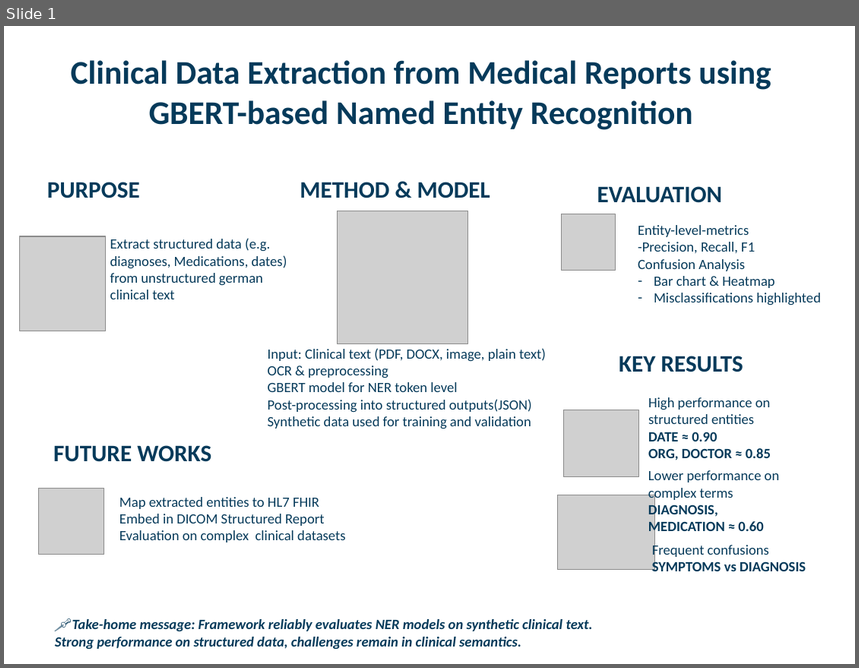
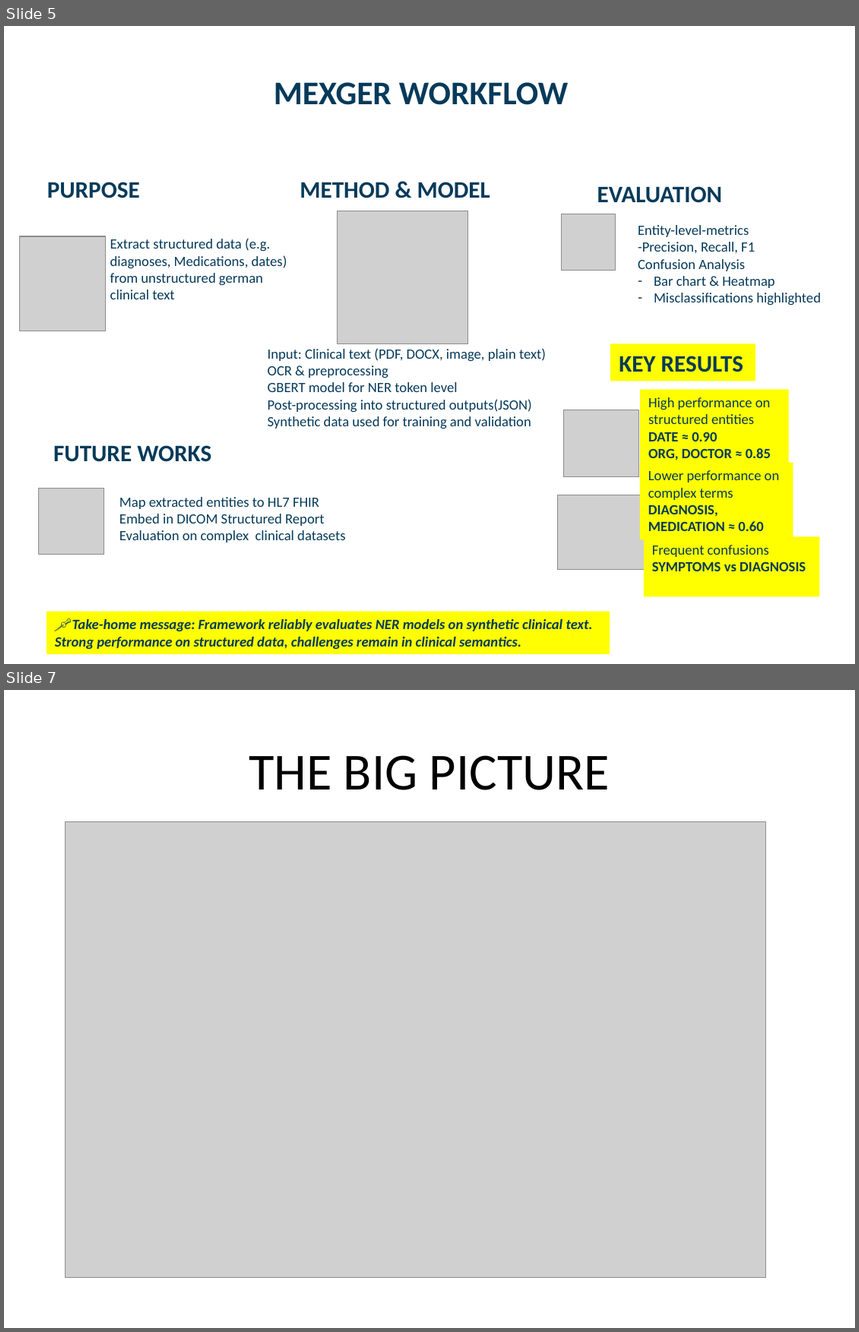
Before and after one commit to rtdicomexplorer/medical_ner_classification, a slide deck: documents/visual_abstract_NER.pptx. Shown one above the other, each under a label of ours: slide 1 before the commit, slides 5 and 7 after it; the slides between them are not shown. The pictures are 859x668 and 859x1332 pixels, drawn with LibreOffice and Linux fonts; fonts in the diff are those of the drawing; grey boxes stand for pictures. Boxes give left, top, right and bottom in pixels: in the first picture for what was removed or moved away, otherwise in the second. Text is boxed around its words. In the diff, an @@ line names an element or a change of style, - is before the commit and + after.

```diff
--- a/documents/visual_abstract_NER.pptx
+++ b/documents/visual_abstract_NER.pptx
@@ slide 7 added at <box>4,690,855,1328</box>, background #FFFFFF @@
@@ title added at <box>249,755,610,790</box>, 44 pt, text #000000 @@
+THE BIG PICTURE
@@ picture added at <box>66,822,766,1278</box> @@
@@ what was slide 1 is now slide 5 @@
@@ slide 5 changed as well @@
@@ title at <box>274,82,569,105</box>: text changed @@
-Clinical Data Extraction from Medical Reports using GBERT-based Named Entity Recognition
+MEXGER WORKFLOW
@@ 5 rectangles: place and size @@
-5 rectangles at <box>55,356,806,649</box>
+5 rectangles at <box>47,344,820,655</box>
@@ fill none to #FFFF00 in 5 elements at <box>640,389,789,467</box>, <box>640,463,793,540</box>, <box>644,537,820,598</box>, <box>47,612,610,655</box>, <box>611,344,756,382</box> @@
```
Also in this commit, not shown: 1 other slide changed, 4 other slides added, 2 other files.
